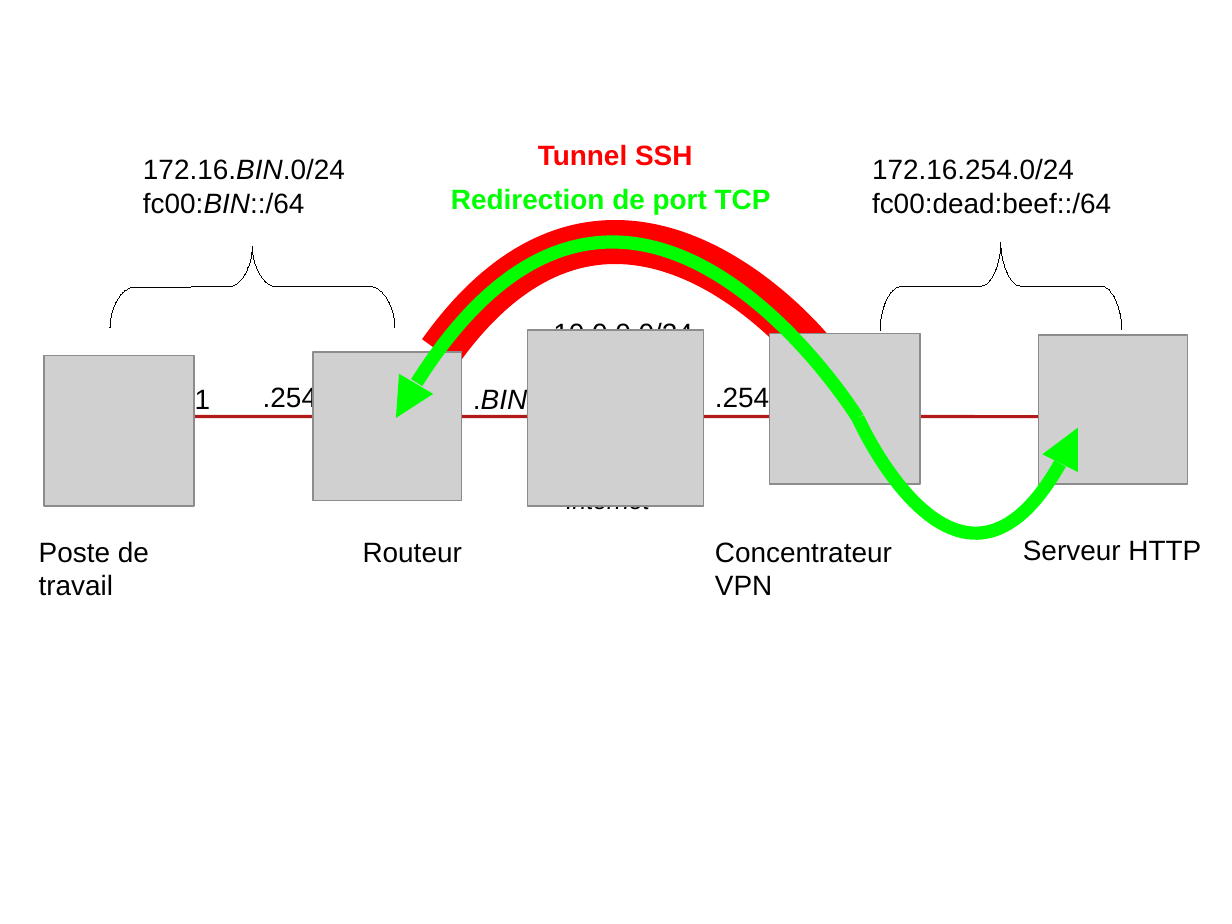
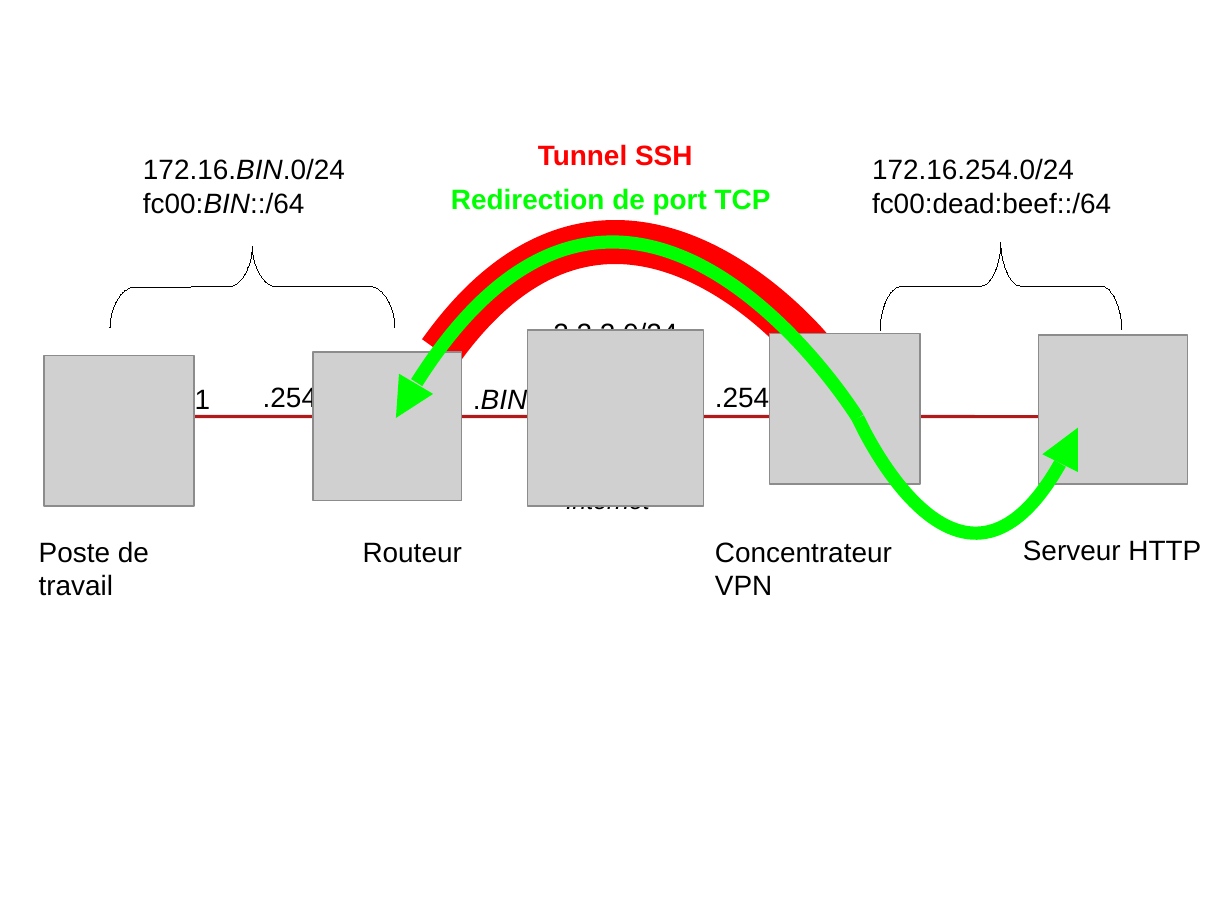
Before and after one commit to ocochard/TP-VPN, a slide deck: slide 5 of schemas.TP.odp. Drawn at 1232x924 pixels with LibreOffice and Linux fonts; fonts in the diff are those of the drawing; grey boxes stand for pictures. Boxes give left, top, right and bottom in pixels: in the first picture for what was removed or moved away, otherwise in the second. Text is boxed around its words. In the diff, an @@ line names an element or a change of style, - is before the commit and + after.

```diff
--- a/schemas.TP.odp
+++ b/schemas.TP.odp
@@ text at bbox=[553, 321, 677, 331]: text changed @@
-10.0.0.0/24
+2.2.2.0/24
```
Also in this commit, not shown: 2 other slides changed, 10 other files.
